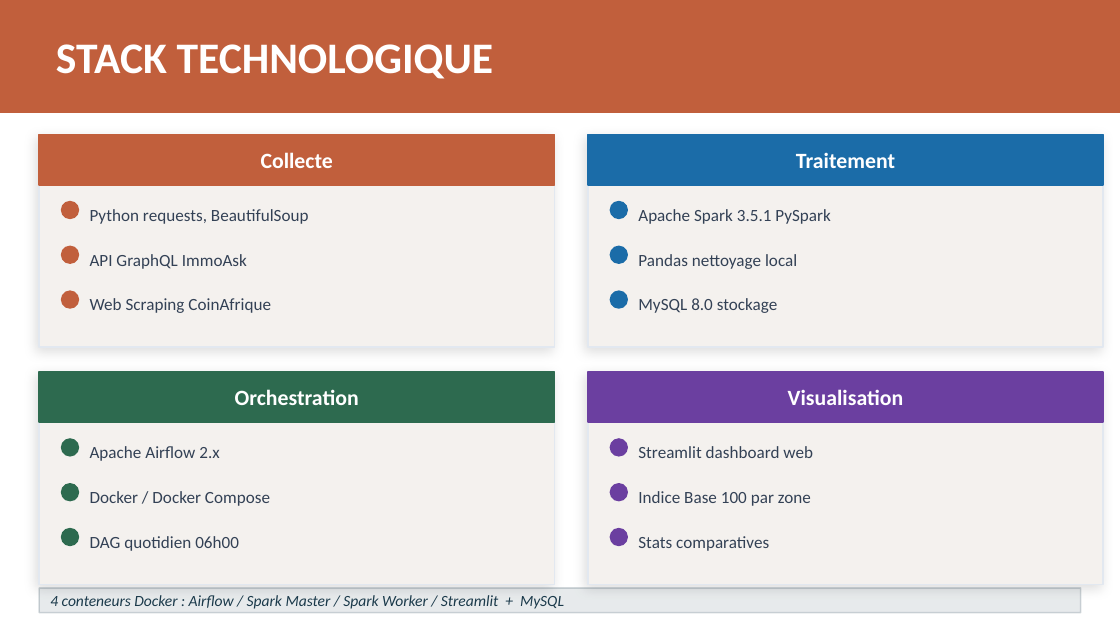
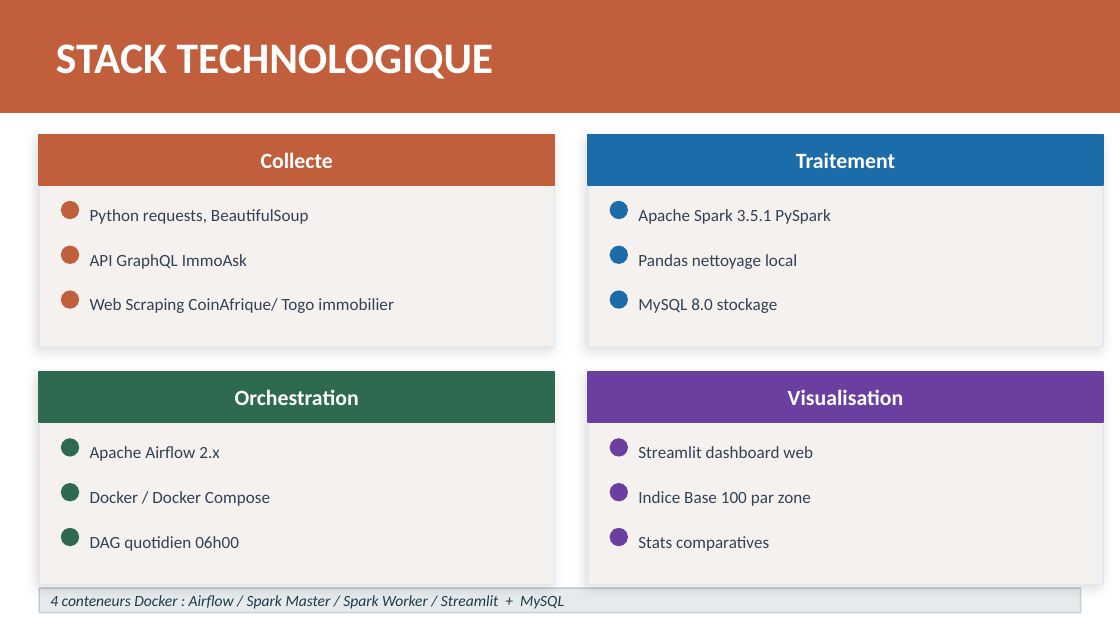
Before and after one commit to yannick-maya/V2_Projet_ID_Immobilier-pipeline, a slide deck: slide 7 of Documents/id_immobilier_presentation.pptx (slide 5 before the commit). Drawn at 1120x630 pixels with LibreOffice and Linux fonts; fonts in the diff are those of the drawing. Boxes give left, top, right and bottom in pixels: in the first picture for what was removed or moved away, otherwise in the second. Text is boxed around its words. In the diff, an @@ line names an element or a change of style, - is before the commit and + after.

```diff
--- a/Documents/id_immobilier_presentation.pptx
+++ b/Documents/id_immobilier_presentation.pptx
@@ text at bbox=[90, 298, 394, 313]: text changed @@
-Web Scraping CoinAfrique
+Web Scraping CoinAfrique/ Togo immobilier
```
Also in this commit, not shown: 7 other slides changed, 3 slides added, 1 slide removed, 16 other files.
